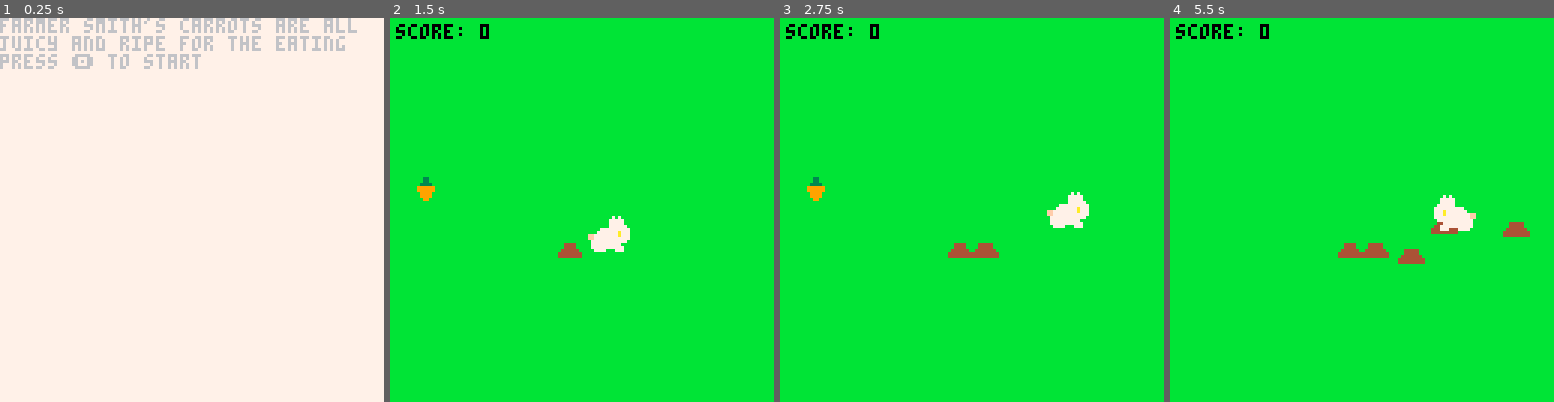
Above: before the commit, frames 1-4 (left to right).
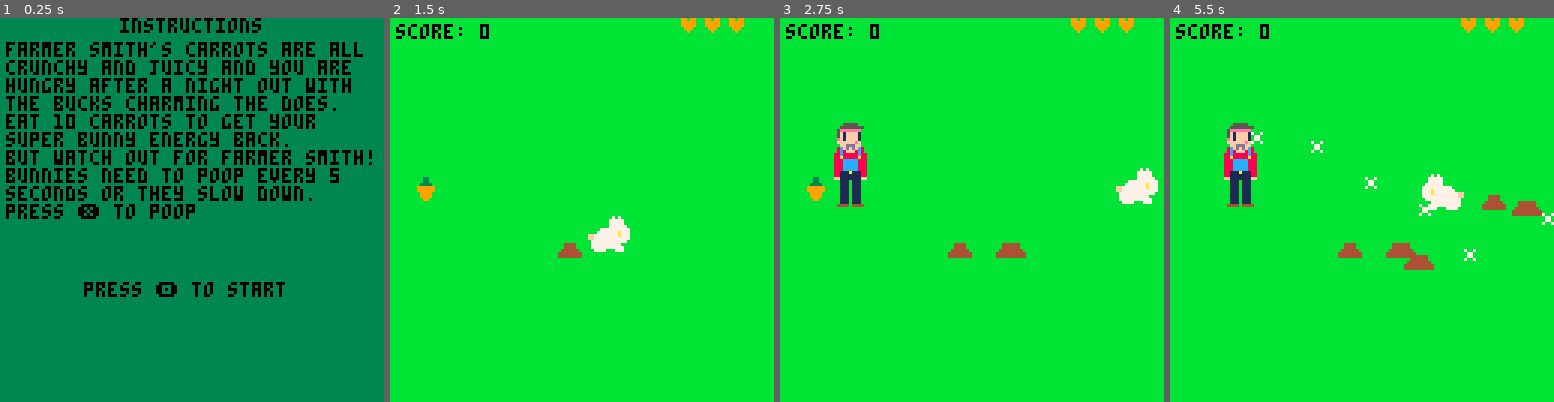
Above: after the commit, the same moments.

Repository: megamitts/megamitts
Game: PICO-8 cartridge bunnypoo.p8
Two runs of this game, one before a commit and one after it. Both use one fixed random seed, a clock stepped at 60 frames per second and the inputs below.
Inputs:
- Up to frame 1 (0.25 s): no input
- Up to frame 2 (1.5 s): tap X (X key) at 0.33, 1.07 s; tap O (Z key) at 0.7 s
- Up to frame 3 (2.75 s): hold Right 1.6-2.1 s; tap O (Z key) at 1.7, 2.1, 2.5 s; tap X (X key) at 1.85 s; hold Up 2.15-2.42 s; hold Right from 2.47 s (still down)
- Up to frame 4 (5.5 s): tap O (Z key) every 0.4 s from 2.9 to 5.3 s; tap X (X key) at 2.97, 4.08, 5.2 s; release Right at 3.03 s; hold Left 3.08-3.58 s; hold Down 3.63-3.97 s; hold Right 4.02-4.68 s; hold Up 4.73-5.03 s; hold Left from 5.08 s (still down)

The runs differ from the first frame. In frame 1, 100% of the frame differs, in the area x 0-100%, y 0-100%; in frame 2, 0.3%; in frame 3, 3.5%; in frame 4, 4.4%.

Commit message:
Add files via upload

Diff:
--- a/bunnypoo.p8
+++ b/bunnypoo.p8
@@ -4,16 +4,38 @@
 
 -- music by gruber
 
+bunny = {
+	radius = 30,
+	originx = 64,
+	originy = 64,
+	angle = 0,
+	}
+
+
 poos = {}   -- poos array
 
-
+farmer = {
+    active = false,    -- whether farmer is currently visible
+    timer = 0,         -- tracks how long farmer has been active
+    bullets = {},      -- table to store active bullets
+    spawn_time = 60,   -- time between farmer spawns (90 frames = 3 seconds) (change this to 30 and below to 240 )
+    shoot_time = 160,   -- how long farmer shoots for (60 frames = 2 seconds)
+    x = 0,            -- farmer x position (will be randomized)
+    y = 0             -- farmer y position (will be randomized)
+}
 
 player = {
     x=64,
     y=64,
     facing_left=0,
     width = 16,
-    height = 16
+    height = 16,
+    radius = 8,
+    hit = 0,
+    lives = 3,
+    speed = 2,
+    timer = 0,
+    poop = 0
     }
 
 
@@ -29,34 +51,37 @@
 
 timer = 0
 score = 0
-farmer_timer = 0
-farmer_show = 0
+
 
 
 function _init()
     music(0)
     intro()
     spawn_carrot()
-
+    farmer.timer = 0
+    farmer.active = false
+    farmer.bullets = {}
 end
 
 function _update()
     if btn(⬅️) then
-        player.x-=1
+        player.x-=player.speed
         player.facing_left = 1
 
     end
     if btn(➡️) then
-        player.x+=1
+        player.x+=player.speed
         player.facing_left = 0
 
 
     end
-    if btn(⬇️) then player.y+=1 end
-    if btn(⬆️) then player.y-=1 end
+    if btn(⬇️) then player.y+=player.speed end
+    if btn(⬆️) then player.y-=player.speed end
 
     if btn(❎) then
         sfx(33) -- laser sound
+        player.poop = 0
+        player.timer = 0
         -- store the exact position where we want the poo to appear
         local poo_x = player.x
         if player.facing_left == 1 then
@@ -74,10 +99,23 @@
     player.x = mid(0, player.x, 110) -- max x positions
     player.y = mid(0, player.y, 113)  -- max y positions
 
+				-- check poop timer
+					if player.timer == 30*5 then
+						player.poop = 1
+					end
+
+				-- check if pooped
+					if player.poop == 0 then
+						player.speed = 2
+					else
+						player.speed = 1
+					end
+
+
 				-- carrot spawn timer
     if not carrot.active then
         timer += 1
-        if timer >= 30*5 then -- 30 fps * 5 seconds
+        if timer >= 30*2 then -- 30 fps * 5 seconds
             spawn_carrot()
             timer = 0
         end
@@ -97,25 +135,79 @@
         score += 1
     end
 
+	    -- farmer spawn/despawn logic
+    if not farmer.active then
+        -- count up until spawn time
+        farmer.timer += 1
+        if farmer.timer >= farmer.spawn_time then
+            -- spawn farmer at random position
+            -- keep farmer a bit away from edges (8 pixels)
+            farmer.x = flr(rnd(80)) + 8
+            farmer.y = flr(rnd(80)) + 8
+            farmer.active = true
+            farmer.timer = 0
+        end
+    else
+        -- farmer is active
+        farmer.timer += 1
+
+        -- shoot bullets during active period
+        if farmer.timer < farmer.shoot_time then
+            -- create new bullet every 15 frames
+            if farmer.timer % 10 == 0 then
+                -- calculate direction towards player
+                local dx = player.x - farmer.x
+                local dy = player.y - farmer.y
+                local len = sqrt(dx*dx + dy*dy)
+                -- normalize direction vector
+                dx /= len
+                dy /= len
+
+                -- add new bullet to table
+                add(farmer.bullets, {
+                    x = farmer.x,
+                    y = farmer.y,
+                    dx = dx * 2,  -- bullet speed = 2
+                    dy = dy * 2
+                })
+            end
+        elseif farmer.timer >= farmer.shoot_time then
+            -- despawn farmer after shoot time
+            farmer.active = false
+            farmer.timer = 0
+        end
+    end
+
+    -- update bullet positions
+    for bullet in all(farmer.bullets) do
+        bullet.x += bullet.dx
+        bullet.y += bullet.dy
+
+        -- check for collision with player
+        local dist = sqrt((bullet.x-player.x)^2 + (bullet.y-player.y)^2)
+        if dist < player.radius then
+        player.hit += 1
+            -- game over logic would go here
+        end
+    end
+
+    -- remove bullets that are off screen
+    for i=#farmer.bullets,1,-1 do
+        local b = farmer.bullets[i]
+        if b.x < 0 or b.x > 127 or b.y < 0 or b.y > 127 then
+            deli(farmer.bullets, i)
+        end
+    end
+
+
+
 end
 
 function _draw()
 
     cls(11)
-    --print(farmer_timer, 0,10)
-
-
-
-    farmer_timer += 1
-    if farmer_timer == 30*10 then
-    sfx(32,3)
-    farmer_show = 1
-    end
-    if farmer_timer == 30*20 then
-    sfx(-2,3)
-    farmer_timer = 0
-    farmer_show = 0
-    end
+
+    player.timer += 1
 
 				-- draw carrot if active
     if carrot.active then
@@ -136,24 +228,59 @@
         spr(1, player.x, player.y, 2, 2, true)
     end
 
-				-- draw farmer
-
-				if farmer_show == 1 then
-    spr(9,64,64,2,4)
-    end
-
-				if score == 2 then
+
+
+    -- draw farmer if active
+    if farmer.active then
+        spr(9,farmer.x, farmer.y, 4, 4)  -- red square
+    				if farmer.timer < farmer.shoot_time then
+
+            if farmer.timer % 15 == 0 then
+    									sfx(34,3)  -- bullet sound
+    								end
+    				end
+    end
+
+    -- draw all bullets
+    for bullet in all(farmer.bullets) do
+        spr(0, bullet.x, bullet.y) -- use default sprite 0 as bullet.
+
+    end
+
+    if player.hit == 8 then
+    player.lives -=1
+    player.hit = 0
+    end
+
+
+				if player.lives == 3 then
+				print("♥♥♥", 96,0,9)
+				end
+
+				if player.lives == 2 then
+				print(" ♥♥", 96,0,9)
+				end
+
+				if player.lives == 1 then
+				print("  ♥", 96,0,9)
+				end
+
+    if player.lives == 0 then
+    hit()
+    repeat
+  		flip()
+				until btn(4)
+    -- restart the game
+    restart()
+				end
+
+				if score == 10 then
 				game_over_win()
 				repeat
   		flip()
 				until btn(4)
 				-- restart the game
-				timer = 0
-				farmer_timer = 0
-				score = 0
-				farmer_show = 0
-				music(0)
-				poos = {}
+				restart()
 				end
 
 end
@@ -176,99 +303,180 @@
     return (dist_x * dist_x + dist_y * dist_y) <= (carrot.radius * carrot.radius)
 end
 
-function game_over_win()
-	cls(7)
-	print("you have scoffed all the carrots!", 0, 10,0)
+function hit()
+	cls(9)
+	print("the farmer killed you!", 20, 56, 0)
+	spr(1, 56, 64, 2, 2, false, true)
+	print("press 🅾️ to try again", 24, 96, 0)
 	sfx(-1)
 	music(-1, 300)
 
-	print("press 🅾️ to restart")
+
+	-- remove the bullets
+	for i=#farmer.bullets,1,-1 do
+    deli(farmer.bullets, i)
+	end
+	sfx(36,1)
+end
+
+function game_over_win()
+	cls(11)
+
+	sfx(-1)
+	music(-1, 300)
+
+
+
+				for i=#farmer.bullets,1,-1 do
+    deli(farmer.bullets, i)
+				end
+	sfx(35,1)
+
+
+
+while(bunny.angle < 360) do
+ bunny.angle += 5
+	cls(11)
+
+ x=bunny.originx + bunny.radius * cos(bunny.angle/360)
+ y=bunny.originy + bunny.radius * sin(bunny.angle/360)
+ spr(1, x, y, 2, 2)
+ flip()
+ print("you have scoffed all the carrots!", 0, 56,0)
+
+ print("press 🅾️ to restart", 20, 64, 0)
+end
+
 
 
 end
 
 function intro()
-cls(7)
-print("farmer smith's carrots are all")
-print("juicy and ripe for the eating")
-
-
-print("press 🅾️ to start")
+cls(3)
+print("instructions", 40,0,0)
+print("farmer smith's carrots are all", 2, 8,0)
+print("crunchy and juicy and you are")
+print("hungry after a night out with")
+print("the bucks charming the does.")
+print("eat 10 carrots to get your")
+print("super bunny energy back.")
+print("but watch out for farmer smith!")
+
+print("bunnies need to poop every 5")
+print("seconds or they slow down.")
+print("press ❎ to poop")
+print("press 🅾️ to start", 28, 88,0)
 repeat
   flip()
 until btn(4)
 end
 
 
-…(72 lines of a section not shown)…
+-->8
+function restart()
+				sfx(-1)
+				bunny.angle = 0
+				player.timer = 0
+				player.poop = 0
+				player.x = 64
+				player.y = 64
+				player.lives = 3
+				timer = 0
+				farmer.timer = 0
+				score = 0
+				farmer.active = false
+				music(0)
+				poos = {}
+end
+…(29 lines of a section not shown)…
+__map__
+0c0d0c0d0c0d0c0d0c0d0c0d0c0d0c0c00000000000000000000000000000000000000000000000000000000000000000000000000000000000000000000000000000000000000000000000000000000000000000000000000000000000000000000000000000000000000000000000000000000000000000000000000000000
+1c1d1c1d1c1d1c1d1c1d1c1d1c1d1c1c00000000000000000000000000000000000000000000000000000000000000000000000000000000000000000000000000000000000000000000000000000000000000000000000000000000000000000000000000000000000000000000000000000000000000000000000000000000
+0c0d1d1c1d1c1d1c1d1c1d1c1d1c1c0c00000000000000000000000000000000000000000000000000000000000000000000000000000000000000000000000000000000000000000000000000000000000000000000000000000000000000000000000000000000000000000000000000000000000000000000000000000000
+1c1d000000000000000000000000001c00000000000000000000000000000000000000000000000000000000000000000000000000000000000000000000000000000000000000000000000000000000000000000000000000000000000000000000000000000000000000000000000000000000000000000000000000000000
+0c0d000000000000000000000000000c00000000000000000000000000000000000000000000000000000000000000000000000000000000000000000000000000000000000000000000000000000000000000000000000000000000000000000000000000000000000000000000000000000000000000000000000000000000
+1c1d000000000000000000000000001c00000000000000000000000000000000000000000000000000000000000000000000000000000000000000000000000000000000000000000000000000000000000000000000000000000000000000000000000000000000000000000000000000000000000000000000000000000000
+0c0d000000000000000000000000000c00000000000000000000000000000000000000000000000000000000000000000000000000000000000000000000000000000000000000000000000000000000000000000000000000000000000000000000000000000000000000000000000000000000000000000000000000000000
+1c1d000000000000000000000000001c00000000000000000000000000000000000000000000000000000000000000000000000000000000000000000000000000000000000000000000000000000000000000000000000000000000000000000000000000000000000000000000000000000000000000000000000000000000
+0c0d000000000000000000000000000c00000000000000000000000000000000000000000000000000000000000000000000000000000000000000000000000000000000000000000000000000000000000000000000000000000000000000000000000000000000000000000000000000000000000000000000000000000000
+1c1d000000000000000000000000001c00000000000000000000000000000000000000000000000000000000000000000000000000000000000000000000000000000000000000000000000000000000000000000000000000000000000000000000000000000000000000000000000000000000000000000000000000000000
+0c0d000000000000000000000000000c00000000000000000000000000000000000000000000000000000000000000000000000000000000000000000000000000000000000000000000000000000000000000000000000000000000000000000000000000000000000000000000000000000000000000000000000000000000
+1c1d000000000000000000000000001c00000c0d0c0d0c0d0000000000000000000000000000000000000000000000000000000000000000000000000000000000000000000000000000000000000000000000000000000000000000000000000000000000000000000000000000000000000000000000000000000000000000
+0c0c0d0c0d0c0d0c0d0c0d0c0d0c0d0c00001c1d1c1d1c1d0000000000000000000000000000000000000000000000000000000000000000000000000000000000000000000000000000000000000000000000000000000000000000000000000000000000000000000000000000000000000000000000000000000000000000
+1c1c1d1c1d1c1d1c1d1c1d1c1d1c1d1c00000000000000000000000000000000000000000000000000000000000000000000000000000000000000000000000000000000000000000000000000000000000000000000000000000000000000000000000000000000000000000000000000000000000000000000000000000000
+…(48 lines of a section not shown)…
--- a/bunnypoo_test.p8
+++ b/bunnypoo_test.p8
@@ -4,16 +4,38 @@
 
 -- music by gruber
 
+bunny = {
+	radius = 30,
+	originx = 64,
+	originy = 64,
+	angle = 0,
+	}
+
+
 poos = {}   -- poos array
 
-
+farmer = {
+    active = false,    -- whether farmer is currently visible
+    timer = 0,         -- tracks how long farmer has been active
+    bullets = {},      -- table to store active bullets
+    spawn_time = 60,   -- time between farmer spawns (90 frames = 3 seconds) (change this to 30 and below to 240 )
+    shoot_time = 160,   -- how long farmer shoots for (60 frames = 2 seconds)
+    x = 0,            -- farmer x position (will be randomized)
+    y = 0             -- farmer y position (will be randomized)
+}
 
 player = {
     x=64,
     y=64,
     facing_left=0,
     width = 16,
-    height = 16
+    height = 16,
+    radius = 8,
+    hit = 0,
+    lives = 3,
+    speed = 2,
+    timer = 0,
+    poop = 0
     }
 
 
@@ -29,34 +51,37 @@
 
 timer = 0
 score = 0
-farmer_timer = 0
-farmer_show = 0
+
 
 
 function _init()
     music(0)
     intro()
     spawn_carrot()
-
+    farmer.timer = 0
+    farmer.active = false
+    farmer.bullets = {}
 end
 
 function _update()
     if btn(⬅️) then
-        player.x-=1
+        player.x-=player.speed
         player.facing_left = 1
 
     end
     if btn(➡️) then
-        player.x+=1
+        player.x+=player.speed
         player.facing_left = 0
 
 
     end
-    if btn(⬇️) then player.y+=1 end
-    if btn(⬆️) then player.y-=1 end
+    if btn(⬇️) then player.y+=player.speed end
+    if btn(⬆️) then player.y-=player.speed end
 
     if btn(❎) then
         sfx(33) -- laser sound
+        player.poop = 0
+        player.timer = 0
         -- store the exact position where we want the poo to appear
         local poo_x = player.x
         if player.facing_left == 1 then
@@ -74,10 +99,23 @@
     player.x = mid(0, player.x, 110) -- max x positions
     player.y = mid(0, player.y, 113)  -- max y positions
 
+				-- check poop timer
+					if player.timer == 30*5 then
+						player.poop = 1
+					end
+
+				-- check if pooped
+					if player.poop == 0 then
+						player.speed = 2
+					else
+						player.speed = 1
+					end
+
+
 				-- carrot spawn timer
     if not carrot.active then
         timer += 1
-        if timer >= 30*5 then -- 30 fps * 5 seconds
+        if timer >= 30*2 then -- 30 fps * 5 seconds
             spawn_carrot()
             timer = 0
         end
@@ -97,25 +135,79 @@
         score += 1
     end
 
+	    -- farmer spawn/despawn logic
+    if not farmer.active then
+        -- count up until spawn time
+        farmer.timer += 1
+        if farmer.timer >= farmer.spawn_time then
+            -- spawn farmer at random position
+            -- keep farmer a bit away from edges (8 pixels)
+            farmer.x = flr(rnd(80)) + 8
+            farmer.y = flr(rnd(80)) + 8
+            farmer.active = true
+            farmer.timer = 0
+        end
+    else
+        -- farmer is active
+        farmer.timer += 1
+
+        -- shoot bullets during active period
+        if farmer.timer < farmer.shoot_time then
+            -- create new bullet every 15 frames
+            if farmer.timer % 10 == 0 then
+                -- calculate direction towards player
+                local dx = player.x - farmer.x
+                local dy = player.y - farmer.y
+                local len = sqrt(dx*dx + dy*dy)
+                -- normalize direction vector
+                dx /= len
+                dy /= len
+
+                -- add new bullet to table
+                add(farmer.bullets, {
+                    x = farmer.x,
+                    y = farmer.y,
+                    dx = dx * 2,  -- bullet speed = 2
+                    dy = dy * 2
+                })
+            end
+        elseif farmer.timer >= farmer.shoot_time then
+            -- despawn farmer after shoot time
+            farmer.active = false
+            farmer.timer = 0
+        end
+    end
+
+    -- update bullet positions
+    for bullet in all(farmer.bullets) do
+        bullet.x += bullet.dx
+        bullet.y += bullet.dy
+
+        -- check for collision with player
+        local dist = sqrt((bullet.x-player.x)^2 + (bullet.y-player.y)^2)
+        if dist < player.radius then
+        player.hit += 1
+            -- game over logic would go here
+        end
+    end
+
+    -- remove bullets that are off screen
+    for i=#farmer.bullets,1,-1 do
+        local b = farmer.bullets[i]
+        if b.x < 0 or b.x > 127 or b.y < 0 or b.y > 127 then
+            deli(farmer.bullets, i)
+        end
+    end
+
+
+
 end
 
 function _draw()
 
     cls(11)
-    --print(farmer_timer, 0,10)
-
-
-
-    farmer_timer += 1
-    if farmer_timer == 30*10 then
-    sfx(32,3)
-    farmer_show = 1
-    end
-    if farmer_timer == 30*20 then
-    sfx(-2,3)
-    farmer_timer = 0
-    farmer_show = 0
-    end
+
+    player.timer += 1
 
 				-- draw carrot if active
     if carrot.active then
@@ -136,24 +228,59 @@
         spr(1, player.x, player.y, 2, 2, true)
     end
 
-				-- draw farmer
-
-				if farmer_show == 1 then
-    spr(9,64,64,2,4)
-    end
-
-				if score == 2 then
+
+
+    -- draw farmer if active
+    if farmer.active then
+        spr(9,farmer.x, farmer.y, 4, 4)  -- red square
+    				if farmer.timer < farmer.shoot_time then
+
+            if farmer.timer % 15 == 0 then
+    									sfx(34,3)  -- bullet sound
+    								end
+    				end
+    end
+
+    -- draw all bullets
+    for bullet in all(farmer.bullets) do
+        spr(0, bullet.x, bullet.y) -- use default sprite 0 as bullet.
+
+    end
+
+    if player.hit == 8 then
+    player.lives -=1
+    player.hit = 0
+    end
+
+
+				if player.lives == 3 then
+				print("♥♥♥", 96,0,9)
+				end
+
+				if player.lives == 2 then
+				print(" ♥♥", 96,0,9)
+				end
+
+				if player.lives == 1 then
+				print("  ♥", 96,0,9)
+				end
+
+    if player.lives == 0 then
+    hit()
+    repeat
+  		flip()
+				until btn(4)
+    -- restart the game
+    restart()
+				end
+
+				if score == 10 then
 				game_over_win()
 				repeat
   		flip()
 				until btn(4)
 				-- restart the game
-				timer = 0
-				farmer_timer = 0
-				score = 0
-				farmer_show = 0
-				music(0)
-				poos = {}
+				restart()
 				end
 
 end
@@ -176,99 +303,180 @@
     return (dist_x * dist_x + dist_y * dist_y) <= (carrot.radius * carrot.radius)
 end
 
-function game_over_win()
-	cls(7)
-	print("you have scoffed all the carrots!", 0, 10,0)
+function hit()
+	cls(9)
+	print("the farmer killed you!", 20, 56, 0)
+	spr(1, 56, 64, 2, 2, false, true)
+	print("press 🅾️ to try again", 24, 96, 0)
 	sfx(-1)
 	music(-1, 300)
 
-	print("press 🅾️ to restart")
+
+	-- remove the bullets
+	for i=#farmer.bullets,1,-1 do
+    deli(farmer.bullets, i)
+	end
+	sfx(36,1)
+end
+
+function game_over_win()
+	cls(11)
+
+	sfx(-1)
+	music(-1, 300)
+
+
+
+				for i=#farmer.bullets,1,-1 do
+    deli(farmer.bullets, i)
+				end
+	sfx(35,1)
+
+
+
+while(bunny.angle < 360) do
+ bunny.angle += 5
+	cls(11)
+
+ x=bunny.originx + bunny.radius * cos(bunny.angle/360)
+ y=bunny.originy + bunny.radius * sin(bunny.angle/360)
+ spr(1, x, y, 2, 2)
+ flip()
+ print("you have scoffed all the carrots!", 0, 56,0)
+
+ print("press 🅾️ to restart", 20, 64, 0)
+end
+
 
 
 end
 
 function intro()
-cls(7)
-print("farmer smith's carrots are all")
-print("juicy and ripe for the eating")
-
-
-print("press 🅾️ to start")
+cls(3)
+print("instructions", 40,0,0)
+print("farmer smith's carrots are all", 2, 8,0)
+print("crunchy and juicy and you are")
+print("hungry after a night out with")
+print("the bucks charming the does.")
+print("eat 10 carrots to get your")
+print("super bunny energy back.")
+print("but watch out for farmer smith!")
+
+print("bunnies need to poop every 5")
+print("seconds or they slow down.")
+print("press ❎ to poop")
+print("press 🅾️ to start", 28, 88,0)
 repeat
   flip()
 until btn(4)
 end
 
 
-…(72 lines of a section not shown)…
+-->8
+function restart()
+				sfx(-1)
+				bunny.angle = 0
+				player.timer = 0
+				player.poop = 0
+				player.x = 64
+				player.y = 64
+				player.lives = 3
+				timer = 0
+				farmer.timer = 0
+				score = 0
+				farmer.active = false
+				music(0)
+				poos = {}
+end
+…(29 lines of a section not shown)…
+__map__
+0c0d0c0d0c0d0c0d0c0d0c0d0c0d0c0c00000000000000000000000000000000000000000000000000000000000000000000000000000000000000000000000000000000000000000000000000000000000000000000000000000000000000000000000000000000000000000000000000000000000000000000000000000000
+1c1d1c1d1c1d1c1d1c1d1c1d1c1d1c1c00000000000000000000000000000000000000000000000000000000000000000000000000000000000000000000000000000000000000000000000000000000000000000000000000000000000000000000000000000000000000000000000000000000000000000000000000000000
+0c0d1d1c1d1c1d1c1d1c1d1c1d1c1c0c00000000000000000000000000000000000000000000000000000000000000000000000000000000000000000000000000000000000000000000000000000000000000000000000000000000000000000000000000000000000000000000000000000000000000000000000000000000
+1c1d000000000000000000000000001c00000000000000000000000000000000000000000000000000000000000000000000000000000000000000000000000000000000000000000000000000000000000000000000000000000000000000000000000000000000000000000000000000000000000000000000000000000000
+0c0d000000000000000000000000000c00000000000000000000000000000000000000000000000000000000000000000000000000000000000000000000000000000000000000000000000000000000000000000000000000000000000000000000000000000000000000000000000000000000000000000000000000000000
+1c1d000000000000000000000000001c00000000000000000000000000000000000000000000000000000000000000000000000000000000000000000000000000000000000000000000000000000000000000000000000000000000000000000000000000000000000000000000000000000000000000000000000000000000
+0c0d000000000000000000000000000c00000000000000000000000000000000000000000000000000000000000000000000000000000000000000000000000000000000000000000000000000000000000000000000000000000000000000000000000000000000000000000000000000000000000000000000000000000000
+1c1d000000000000000000000000001c00000000000000000000000000000000000000000000000000000000000000000000000000000000000000000000000000000000000000000000000000000000000000000000000000000000000000000000000000000000000000000000000000000000000000000000000000000000
+0c0d000000000000000000000000000c00000000000000000000000000000000000000000000000000000000000000000000000000000000000000000000000000000000000000000000000000000000000000000000000000000000000000000000000000000000000000000000000000000000000000000000000000000000
+1c1d000000000000000000000000001c00000000000000000000000000000000000000000000000000000000000000000000000000000000000000000000000000000000000000000000000000000000000000000000000000000000000000000000000000000000000000000000000000000000000000000000000000000000
+0c0d000000000000000000000000000c00000000000000000000000000000000000000000000000000000000000000000000000000000000000000000000000000000000000000000000000000000000000000000000000000000000000000000000000000000000000000000000000000000000000000000000000000000000
+1c1d000000000000000000000000001c00000c0d0c0d0c0d0000000000000000000000000000000000000000000000000000000000000000000000000000000000000000000000000000000000000000000000000000000000000000000000000000000000000000000000000000000000000000000000000000000000000000
+0c0c0d0c0d0c0d0c0d0c0d0c0d0c0d0c00001c1d1c1d1c1d0000000000000000000000000000000000000000000000000000000000000000000000000000000000000000000000000000000000000000000000000000000000000000000000000000000000000000000000000000000000000000000000000000000000000000
+1c1c1d1c1d1c1d1c1d1c1d1c1d1c1d1c00000000000000000000000000000000000000000000000000000000000000000000000000000000000000000000000000000000000000000000000000000000000000000000000000000000000000000000000000000000000000000000000000000000000000000000000000000000
+…(48 lines of a section not shown)…
Not shown, changed: 52 lines of the sprite sheet (__gfx__) section of bunnypoo.p8
Not shown, changed: the sound effects (__sfx__) section of bunnypoo.p8
Not shown, changed: 52 lines of the sprite sheet (__gfx__) section of bunnypoo_test.p8
Not shown, changed: the sound effects (__sfx__) section of bunnypoo_test.p8
